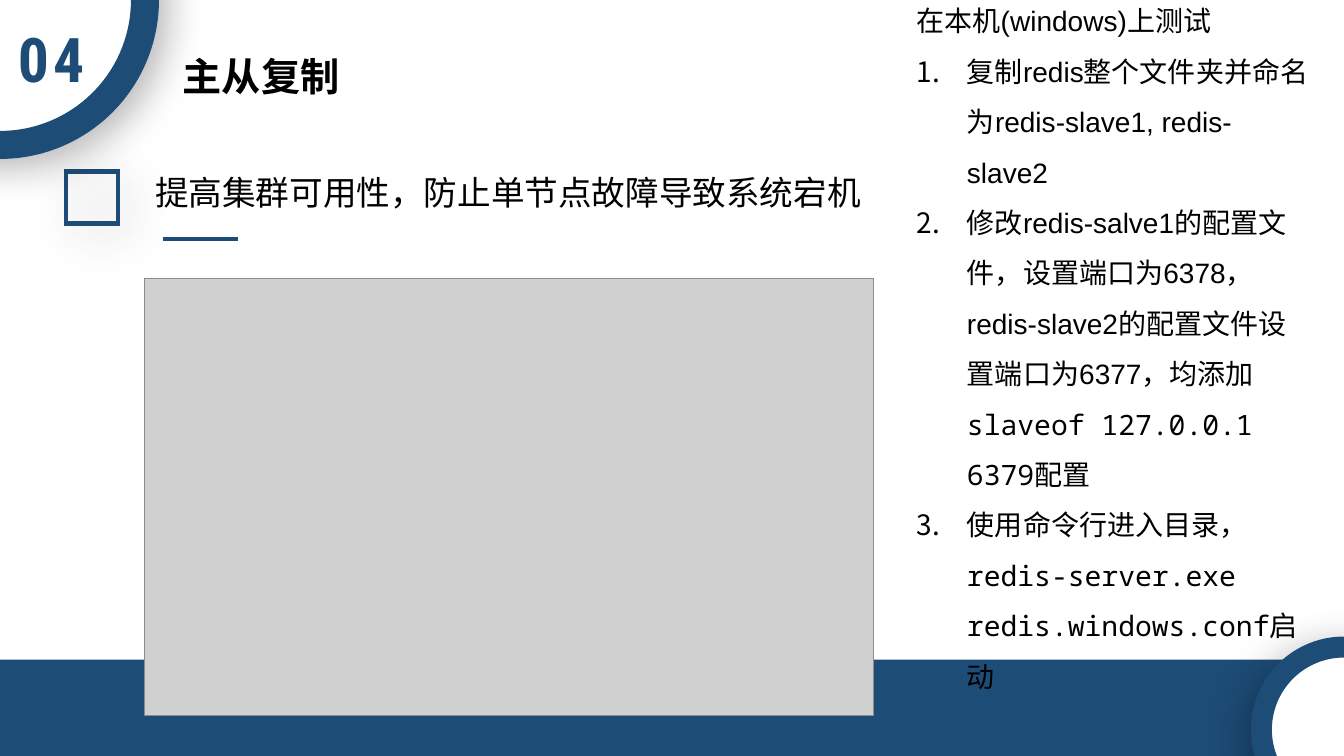
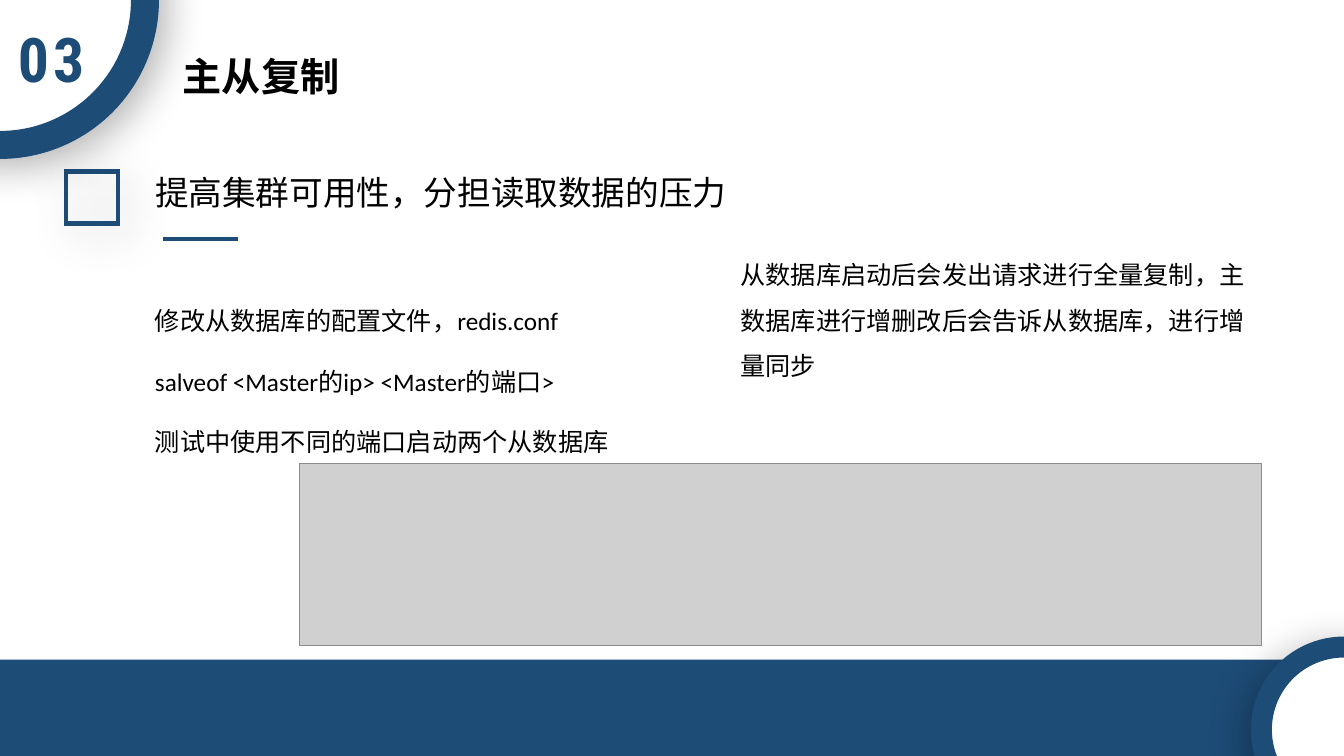
Before and after one commit to ACTSysGroup/Dev-Club, a slide deck: slide 18 of back-end/数据库/Redis.pptx (slide 21 before the commit). Drawn at 1344x756 pixels with LibreOffice and Linux fonts; fonts in the diff are those of the drawing; grey boxes stand for pictures; background and template pictures are left out. Boxes give left, top, right and bottom in pixels: in the first picture for what was removed or moved away, otherwise in the second. Text is boxed around its words. In the diff, an @@ line names an element or a change of style, - is before the commit and + after.

```diff
--- a/back-end/数据库/Redis.pptx
+++ b/back-end/数据库/Redis.pptx
@@ text removed at box(917, 7, 1308, 638) @@
-在本机(windows)上测试
-1. 复制redis整个文件夹并命名为redis-slave1, redis-slave2
-2. 修改redis-salve1的配置文件，设置端口为6378，redis-slave2的配置文件设置端口为6377，均添加slaveof 127.0.0.1 6379配置
-3. 使用命令行进入目录，redis-server.exe redis.windows.conf启动
@@ text at box(18, 37, 84, 83): text changed @@
-04
+03
@@ text at box(155, 176, 726, 209): text changed @@
-提高集群可用性，防止单节点故障导致系统宕机
+提高集群可用性，分担读取数据的压力
@@ text added at box(740, 262, 1244, 377), 18 pt, text #000000 @@
+从数据库启动后会发出请求进行全量复制，主数据库进行增删改后会告诉从数据库，进行增量同步
@@ picture removed at box(145, 278, 874, 716) @@
@@ text added at box(155, 308, 609, 453), 18 pt, text #000000 @@
+修改从数据库的配置文件，redis.conf
+salveof <Master的ip> <Master的端口>
+测试中使用不同的端口启动两个从数据库
@@ picture added at box(299, 464, 1261, 646) @@
```
Also in this commit, not shown: 11 other slides changed, 3 slides removed.
